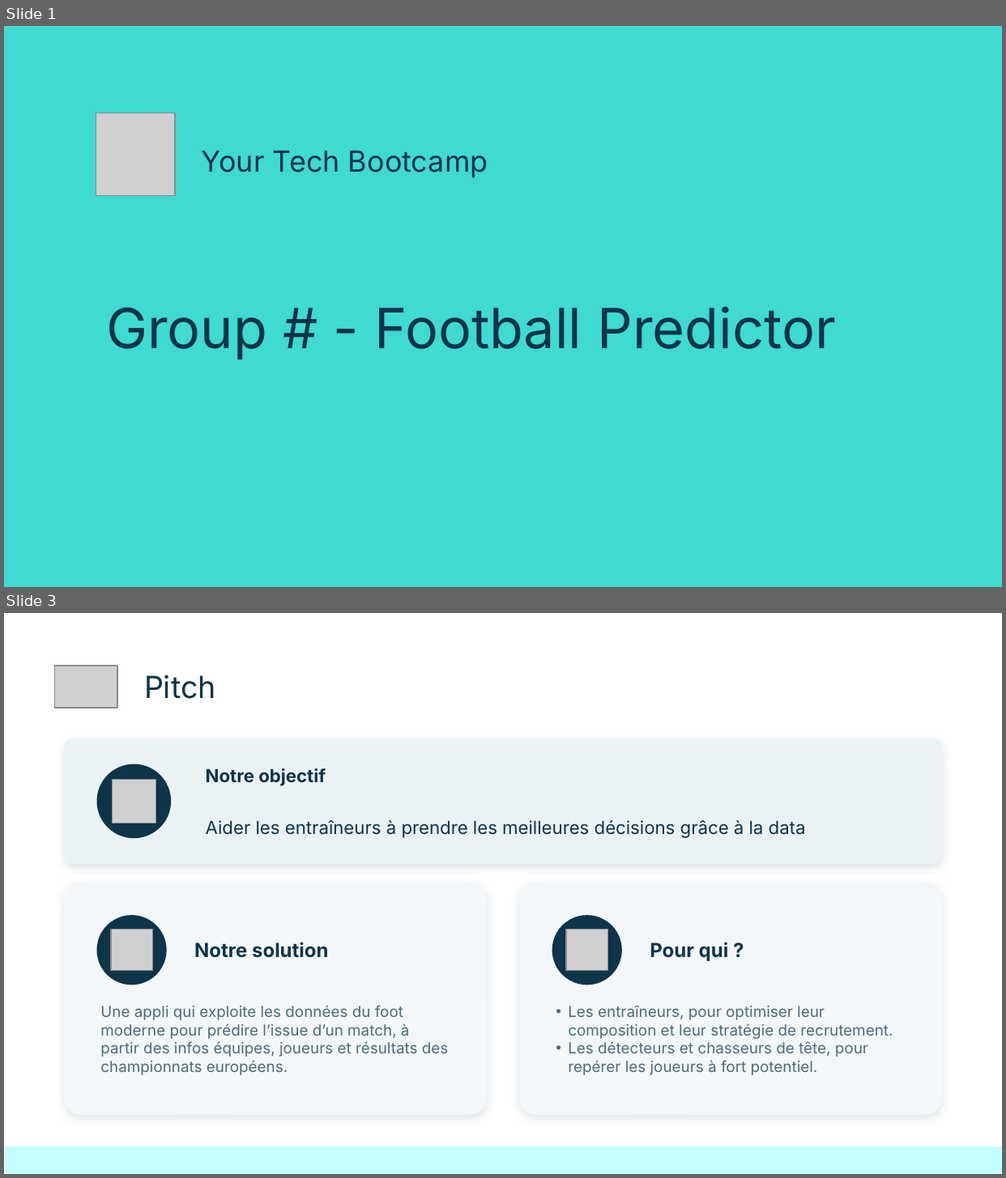
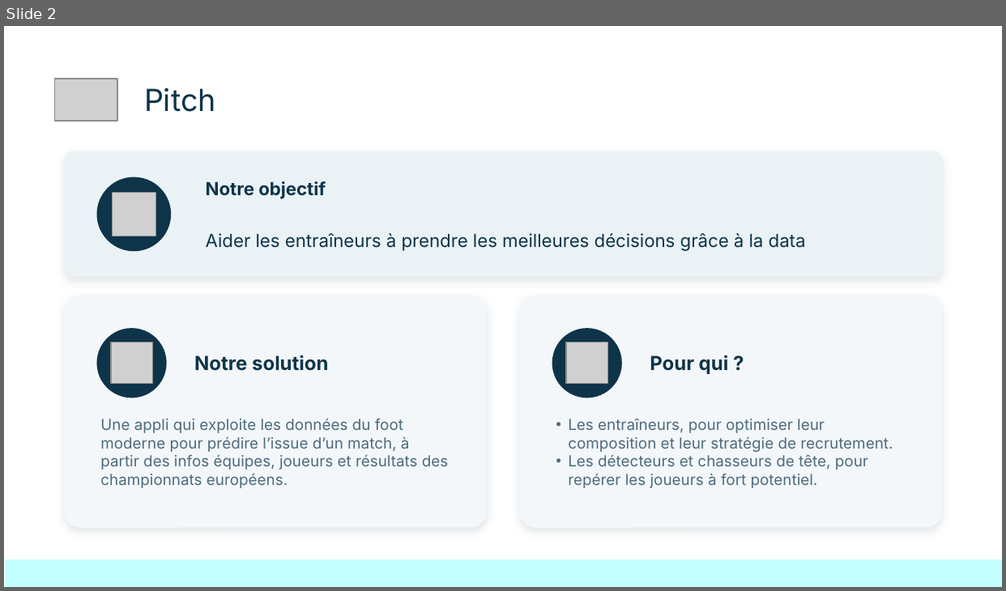
Before and after one commit to kinpintouche-star/football-predictor, a slide deck: docs/FootballPredictorDemoDay20260803.pptx. Shown one above the other, each under a label of ours: slides 1 and 3 before the commit, slide 2 after it; the slides between them are not shown. The pictures are 1006x1178 and 1006x591 pixels, drawn with LibreOffice and Linux fonts; fonts in the diff are those of the drawing; grey boxes stand for pictures. Boxes give left, top, right and bottom in pixels: in the first picture for what was removed or moved away, otherwise in the second. Text is boxed around its words. In the diff, an @@ line names an element or a change of style, - is before the commit and + after.

```diff
--- a/docs/FootballPredictorDemoDay20260803.pptx
+++ b/docs/FootballPredictorDemoDay20260803.pptx
@@ slide 1 removed at (x1=4, y1=26, x2=1002, y2=587), background #3FDAD2 @@
@@ picture removed at (x1=96, y1=113, x2=175, y2=195) @@
@@ title removed at (x1=202, y1=151, x2=488, y2=178) @@
-Your Tech Bootcamp
@@ text removed at (x1=106, y1=306, x2=836, y2=360) @@
-Group # - Football Predictor
@@ what was slide 3 is now slide 2 @@
```
Also in this commit, not shown: 1 slide changed.
